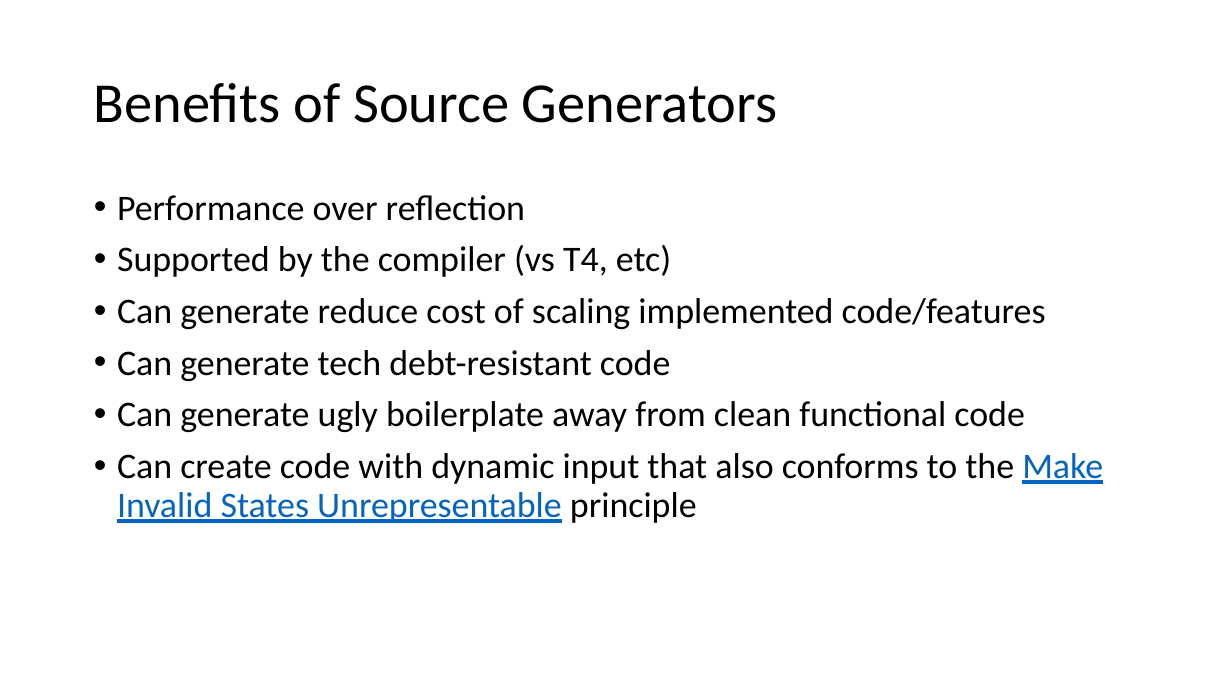
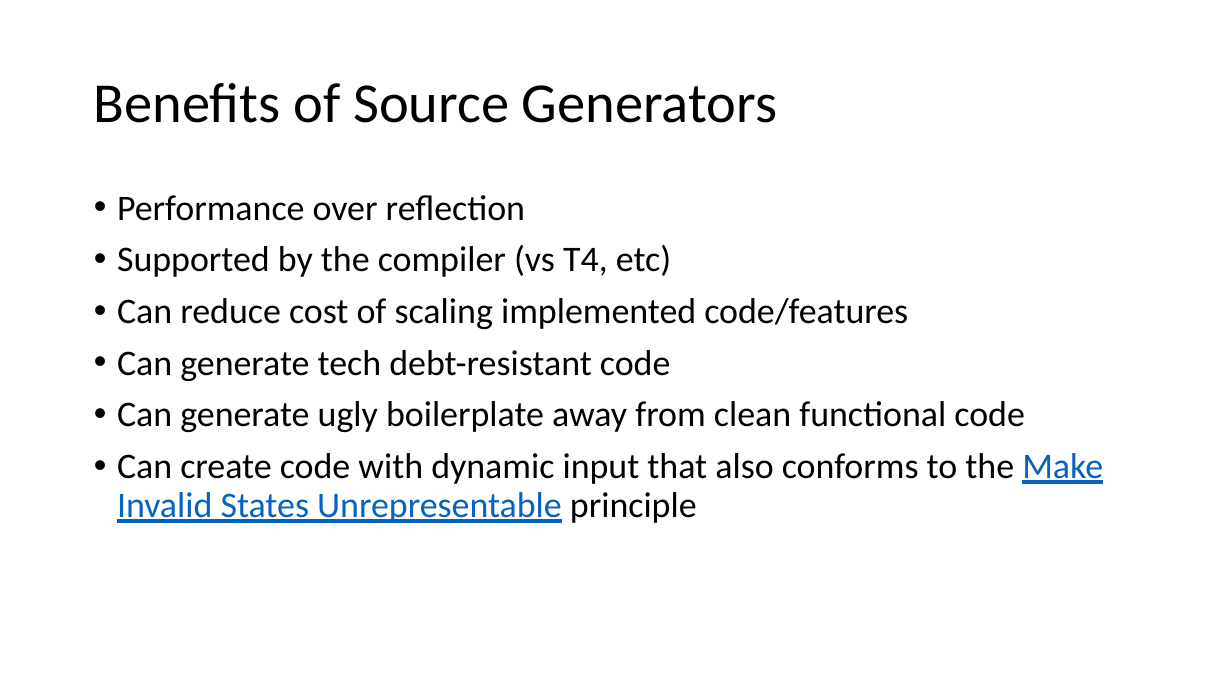
Before and after one commit to bharrison44/source-generator-demo, a slide deck: slide 4 of Source Generators.pptx (slide 5 before the commit). Drawn at 1232x693 pixels with LibreOffice and Linux fonts; fonts in the diff are those of the drawing. Boxes give left, top, right and bottom in pixels: in the first picture for what was removed or moved away, otherwise in the second. Text is boxed around its words. In the diff, an @@ line names an element or a change of style, - is before the commit and + after.

Commit message:
Updated slides

```diff
--- a/Source Generators.pptx
+++ b/Source Generators.pptx
@@ text at (x1=117, y1=298, x2=908, y2=329): text changed @@
-• Can generate reduce cost of scaling implemented code/features
+• Can reduce cost of scaling implemented code/features
```
Also in this commit, not shown: 2 other slides changed, 1 other file.
